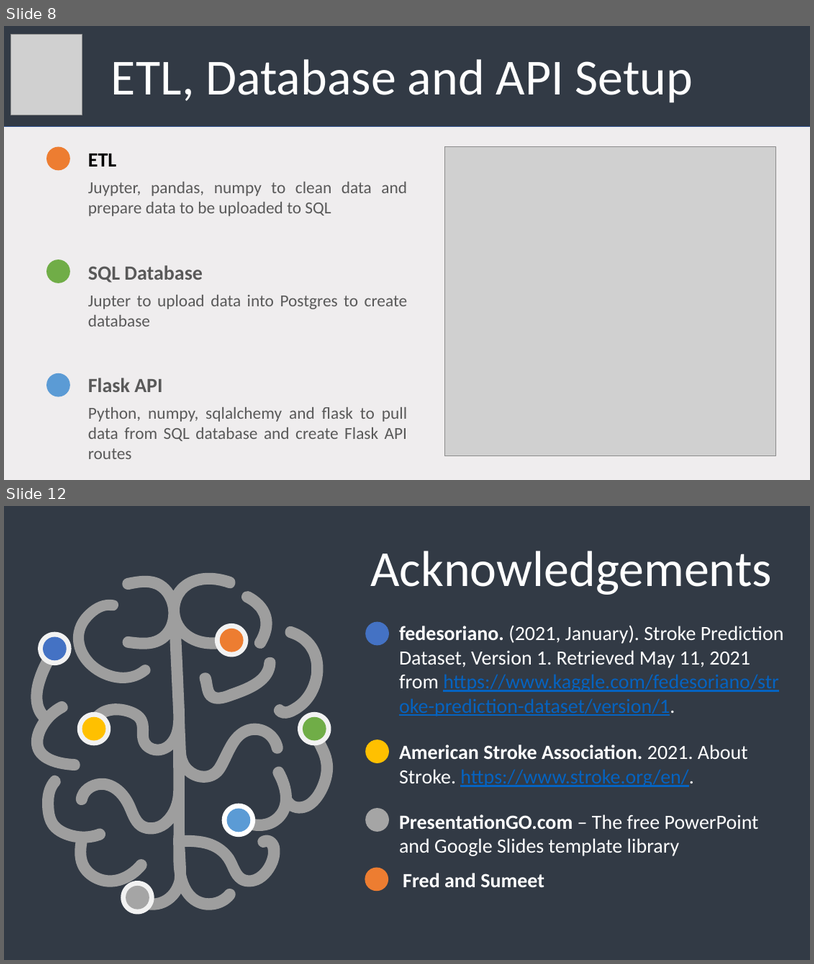
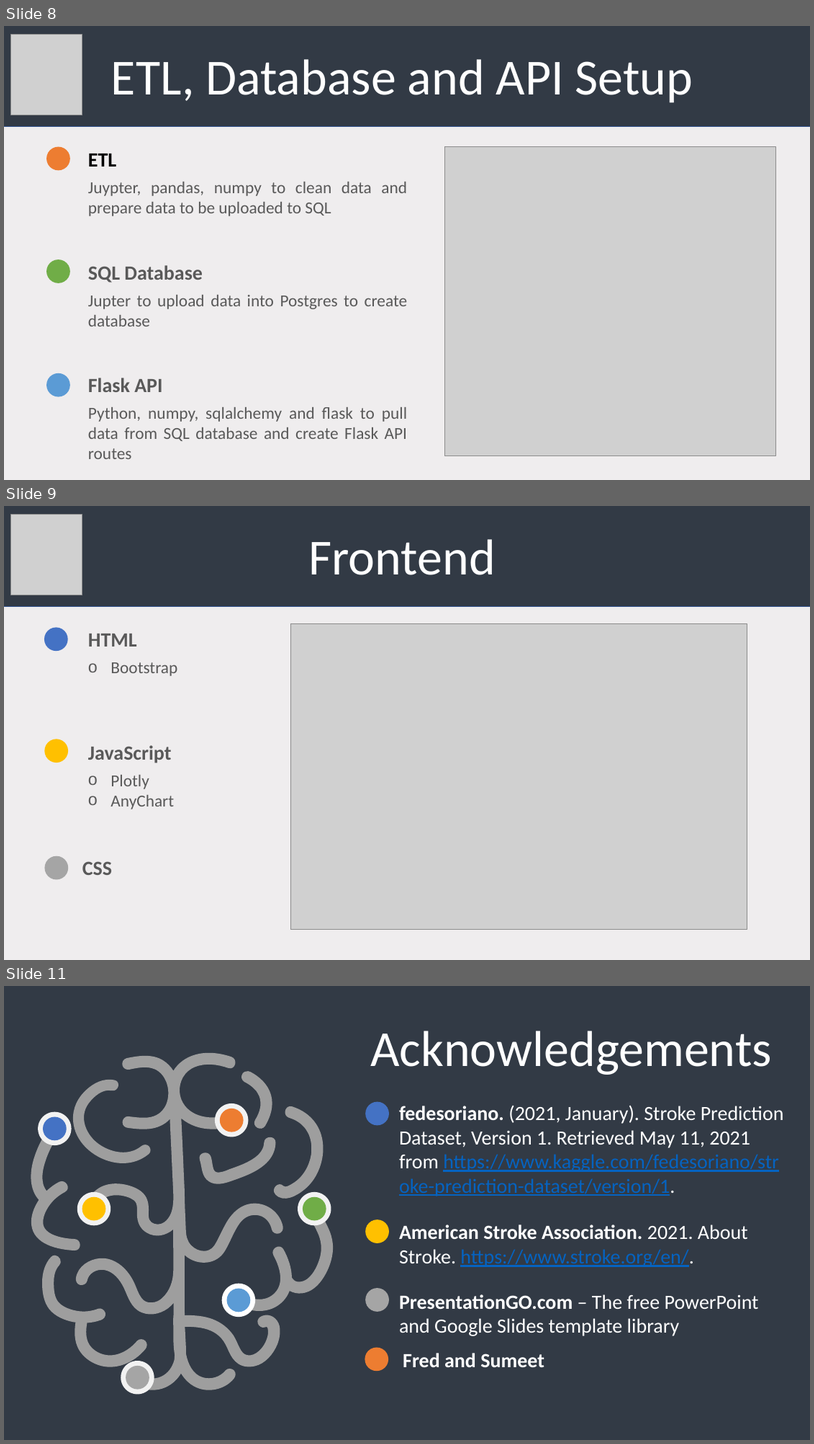
Before and after one commit to jcrettig/Final-Project---Group-1, a slide deck: BrainPPT.pptx. Shown one above the other, each under a label of ours: slides 8 and 12 before the commit, slides 8, 9 and 11 after it; the slides between them are not shown. The pictures are 814x964 and 814x1444 pixels, drawn with LibreOffice and Linux fonts; fonts in the diff are those of the drawing; grey boxes stand for pictures. Boxes give left, top, right and bottom in pixels: in the first picture for what was removed or moved away, otherwise in the second. Text is boxed around its words. In the diff, an @@ line names an element or a change of style, - is before the commit and + after.

```diff
--- a/BrainPPT.pptx
+++ b/BrainPPT.pptx
@@ slide 9 added at (4, 506, 810, 960), background #EFEDEE @@
@@ rectangle added at (4, 506, 810, 607), fill #323A45, outline #325491 1 pt @@
@@ picture added at (11, 515, 82, 595) @@
@@ text added at (309, 539, 495, 575), 60 pt, text #FFFFFF @@
+Frontend
@@ ellipse added at (44, 627, 68, 651), fill #4472C4 @@
@@ text added at (88, 633, 137, 646), 24 pt, text #595959, bold @@
+HTML
@@ picture added at (291, 623, 748, 929) @@
@@ text added at (111, 662, 178, 676), 20 pt, text #595959 @@
+o Bootstrap
@@ ellipse added at (44, 739, 68, 762), fill #FFC000 @@
@@ text added at (88, 745, 172, 763), 24 pt, text #595959, bold @@
+JavaScript
@@ text added at (111, 775, 174, 809), 20 pt, text #595959 @@
+o Plotly
+o AnyChart
@@ ellipse added at (44, 856, 68, 879), fill #A5A5A5 @@
@@ text added at (82, 861, 112, 875), 24 pt, text #595959, bold @@
+CSS
@@ what was slide 12 is now slide 11 @@
```
Also in this commit, not shown: 5 slides changed, 1 other slide added, 3 slides removed.
